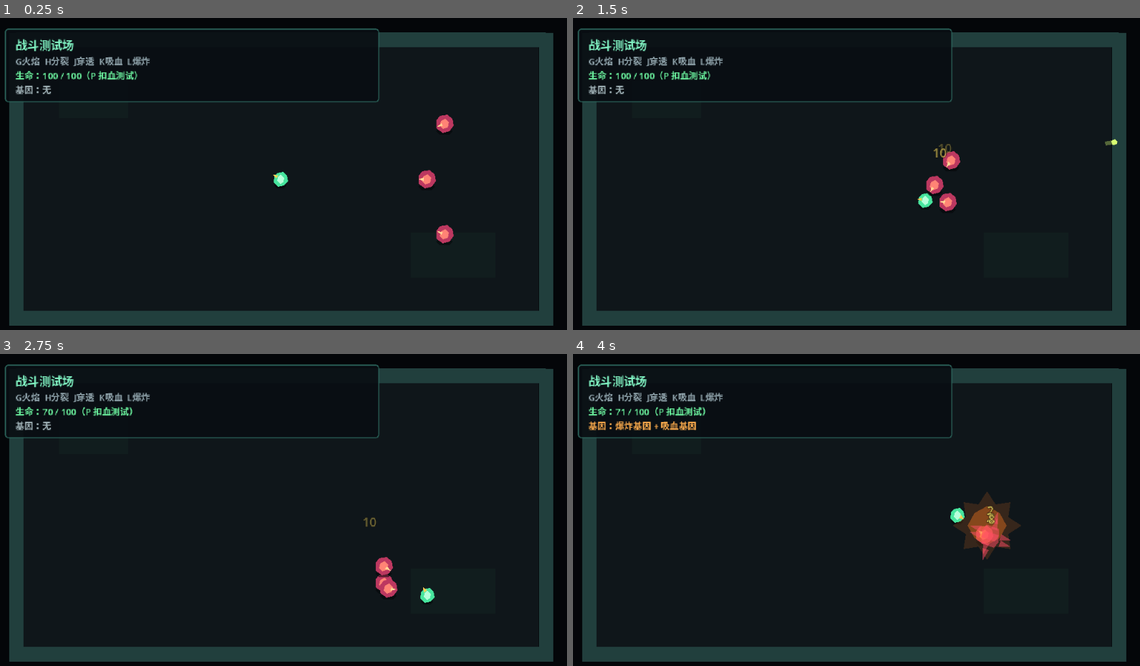
Above: before the commit, frames 1-4 (two rows, left to right).
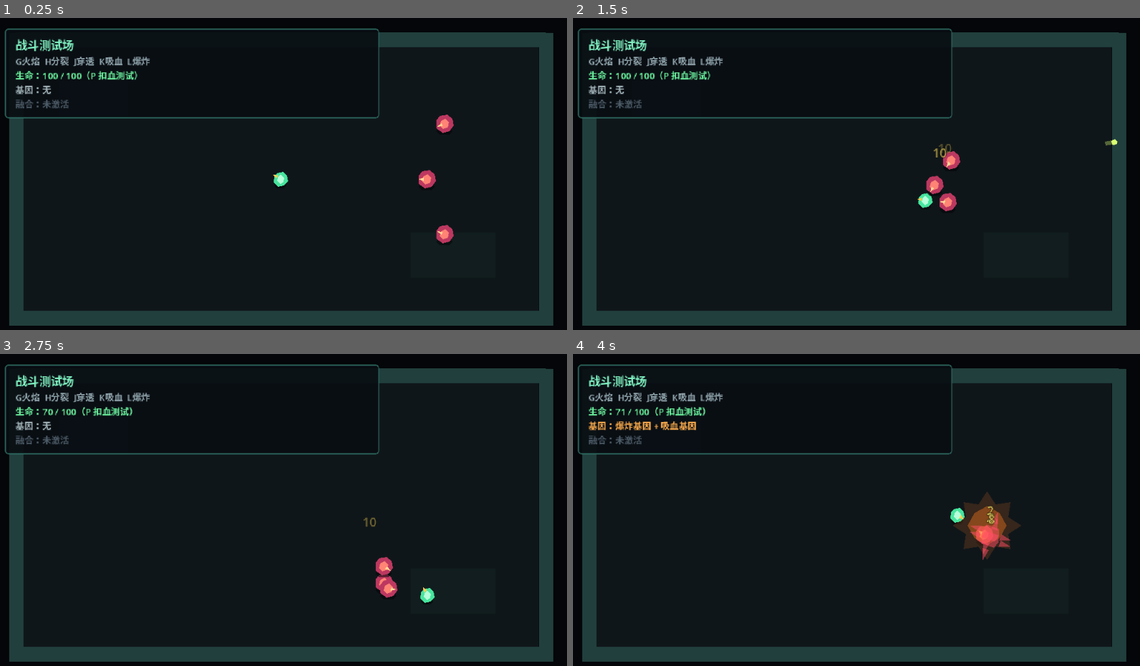
Above: after the commit, the same moments.

Repository: LIJUNCAN1/-Roguelike
Game: Godot game, scene res://scenes/main/main.tscn
Same seed, same stepped clock (60 frames per second), same inputs: the game is played once before the commit and once after it.
Inputs (mouse positions are in pixels of both pictures, inside the frame that each line leads up to):
- Up to frame 1 (0.25 s): no input
- Up to frame 2 (1.5 s): move the mouse to (981, 161) at 0.52 s; press the mouse at (981, 161) at 0.53 s; hold D (move_right) 0.53-1.28 s; move the mouse to (737, 195) at 1.27 s; release the mouse at (737, 195) at 1.28 s; hold S (move_down) from 1.28 s (still down); click (737, 195) at 1.35 s
- Up to frame 3 (2.75 s): move the mouse to (340, 444) at 2.02 s; release S (move_down) at 2.03 s; hold D (move_right) from 2.03 s (still down); hold P (damage_test_player) from 2.03 s (still down); click (340, 444) at 2.3 s
- Up to frame 4 (4 s): move the mouse to (822, 578) at 2.77 s; release D (move_right) at 2.78 s; release P (damage_test_player) at 2.78 s; hold W (move_up) 2.78-3.53 s; tap L (toggle_explosion_gene) at 2.85 s; click (822, 578) at 3.05 s; move the mouse to (1026, 563) at 3.52 s; hold A (move_left) from 3.53 s (still down); hold K (toggle_lifesteal_gene) from 3.53 s (still down); click (1026, 563) at 3.8 s

The runs differ from the first frame. In frame 1, 0.9% of the frame differs, in the area x 0-67%, y 26-33%; in frame 2, 0.9%; in frame 3, 0.9%; in frame 4, 0.9%.

Commit message:
feat: add data-driven fire burst fusion

Diff:
--- /dev/null
+++ b/data/fusions/effects/fire_burst_explosion_upgrade.tres
@@ -0,0 +1,10 @@
+[gd_resource type="Resource" script_class="ExplosionUpgradeFusionEffect" load_steps=2 format=3]
+
+[ext_resource type="Script" path="res://scripts/fusions/explosion_upgrade_fusion_effect.gd" id="1_effect"]
+
+[resource]
+script = ExtResource("1_effect")
+damage_multiplier = 2.0
+radius_multiplier = 1.5
+effect_color = Color(1, 0.15, 0.03, 1)
+attack_tag = &"fire_burst_fusion"
--- /dev/null
+++ b/data/fusions/fire_burst_fusion.tres
@@ -0,0 +1,13 @@
+[gd_resource type="Resource" script_class="FusionData" load_steps=4 format=3]
+
+[ext_resource type="Script" path="res://scripts/fusions/fusion_data.gd" id="1_fusion_data"]
+[ext_resource type="Script" path="res://scripts/genes/gene_effect.gd" id="2_gene_effect"]
+[ext_resource type="Resource" path="res://data/fusions/effects/fire_burst_explosion_upgrade.tres" id="3_fusion_effect"]
+
+[resource]
+script = ExtResource("1_fusion_data")
+id = &"fire_burst"
+display_name = "炎爆流"
+description = "火焰、分裂与爆炸产生共鸣：爆炸伤害翻倍，范围扩大 50%。"
+required_gene_ids = Array[StringName]([&"fire", &"split", &"explosion"])
+effects = Array[ExtResource("2_gene_effect")]([ExtResource("3_fusion_effect")])
--- a/scenes/main/main.tscn
+++ b/scenes/main/main.tscn
@@ -37,8 +37,10 @@
 lifesteal_gene = ExtResource("7_lifesteal_gene")
 explosion_gene = ExtResource("8_explosion_gene")
 gene_manager_path = NodePath("../World/Player/GeneManager")
+fusion_manager_path = NodePath("../World/Player/FusionManager")
 player_health_path = NodePath("../World/Player/HealthComponent")
 status_label_path = NodePath("../Interface/StagePanel/MarginContainer/Labels/GeneStatus")
+fusion_status_label_path = NodePath("../Interface/StagePanel/MarginContainer/Labels/FusionStatus")
 health_label_path = NodePath("../Interface/StagePanel/MarginContainer/Labels/HealthStatus")
 
 [node name="World" type="Node2D" parent="."]
@@ -134,7 +136,7 @@
 offset_left = 12.0
 offset_top = 12.0
 offset_right = 430.0
-offset_bottom = 94.0
+offset_bottom = 112.0
 theme_override_styles/panel = SubResource("StyleBoxFlat_panel")
 
 [node name="MarginContainer" type="MarginContainer" parent="Interface/StagePanel"]
@@ -164,3 +166,8 @@
 [node name="GeneStatus" type="Label" parent="Interface/StagePanel/MarginContainer/Labels"]
 theme_override_font_sizes/font_size = 10
 text = "基因：无"
+
+[node name="FusionStatus" type="Label" parent="Interface/StagePanel/MarginContainer/Labels"]
+theme_override_colors/font_color = Color(0.55, 0.6, 0.64, 1)
+theme_override_font_sizes/font_size = 10
+text = "融合：未激活"
--- a/scenes/player/player.tscn
+++ b/scenes/player/player.tscn
@@ -7,6 +7,10 @@
 [ext_resource type="Resource" path="res://data/weapons/basic_weapon.tres" id="5_weapon_data"]
 [ext_resource type="Script" path="res://scripts/genes/gene_manager.gd" id="6_gene_manager"]
 [ext_resource type="Script" path="res://scripts/combat/health_component.gd" id="7_health_component"]
+[ext_resource type="Script" path="res://scripts/fusions/fusion_manager.gd" id="8_fusion_manager"]
+[ext_resource type="Script" path="res://scripts/combat/attack_modifier_stack.gd" id="9_modifier_stack"]
+[ext_resource type="Script" path="res://scripts/fusions/fusion_data.gd" id="10_fusion_data"]
+[ext_resource type="Resource" path="res://data/fusions/fire_burst_fusion.tres" id="11_fire_burst_fusion"]
 
 [sub_resource type="CircleShape2D" id="CircleShape2D_player"]
 radius = 7.0
@@ -26,10 +30,19 @@
 [node name="GeneManager" type="Node" parent="."]
 script = ExtResource("6_gene_manager")
 
+[node name="FusionManager" type="Node" parent="."]
+script = ExtResource("8_fusion_manager")
+gene_manager_path = NodePath("../GeneManager")
+fusion_recipes = Array[ExtResource("10_fusion_data")]([ExtResource("11_fire_burst_fusion")])
+
+[node name="AttackModifierStack" type="Node" parent="."]
+script = ExtResource("9_modifier_stack")
+modifier_paths = Array[NodePath]([NodePath("../GeneManager"), NodePath("../FusionManager")])
+
 [node name="WeaponComponent" type="Node" parent="."]
 script = ExtResource("4_weapon_component")
 weapon_data = ExtResource("5_weapon_data")
-attack_modifier_path = NodePath("../GeneManager")
+attack_modifier_path = NodePath("../AttackModifierStack")
 
 [node name="Shadow" type="Polygon2D" parent="."]
 position = Vector2(0, 7)
--- /dev/null
+++ b/scripts/combat/attack_modifier_stack.gd
@@ -0,0 +1,18 @@
+class_name AttackModifierStack
+extends Node
+
+@export var modifier_paths: Array[NodePath] = []
+
+var modifiers: Array[Node] = []
+
+
+func _ready() -> void:
+	for modifier_path in modifier_paths:
+		var modifier := get_node_or_null(modifier_path)
+		if modifier != null and modifier.has_method("modify_attack"):
+			modifiers.append(modifier)
+
+
+func modify_attack(attack_context: AttackContext) -> void:
+	for modifier in modifiers:
+		modifier.call("modify_attack", attack_context)
--- /dev/null
+++ b/scripts/fusions/explosion_upgrade_fusion_effect.gd
@@ -0,0 +1,25 @@
+class_name ExplosionUpgradeFusionEffect
+extends GeneEffect
+
+@export_range(1.0, 10.0, 0.05, "or_greater")
+var damage_multiplier: float = 2.0
+@export_range(1.0, 10.0, 0.05, "or_greater")
+var radius_multiplier: float = 1.5
+@export var effect_color: Color = Color(1.0, 0.15, 0.03, 1.0)
+@export var attack_tag: StringName = &"fire_burst_fusion"
+
+
+func apply(attack_context: AttackContext) -> void:
+	if attack_context == null:
+		return
+
+	for impact_effect in attack_context.impact_effects:
+		var explosion := impact_effect as ExplosionImpactEffect
+		if explosion == null:
+			continue
+
+		explosion.damage *= damage_multiplier
+		explosion.radius *= radius_multiplier
+		explosion.effect_color = effect_color
+
+	attack_context.add_tag(attack_tag)
--- /dev/null
+++ b/scripts/fusions/fusion_data.gd
@@ -0,0 +1,23 @@
+class_name FusionData
+extends Resource
+
+@export_group("Identity")
+@export var id: StringName
+@export var display_name: String
+@export_multiline var description: String
+
+@export_group("Requirements")
+@export var required_gene_ids: Array[StringName] = []
+
+@export_group("Effects")
+@export var effects: Array[GeneEffect] = []
+
+
+func requirements_met(gene_manager: GeneManager) -> bool:
+	if gene_manager == null or required_gene_ids.is_empty():
+		return false
+
+	for gene_id in required_gene_ids:
+		if not gene_manager.has_gene(gene_id):
+			return false
+	return true
--- /dev/null
+++ b/scripts/fusions/fusion_manager.gd
@@ -0,0 +1,64 @@
+class_name FusionManager
+extends Node
+
+signal fusions_changed
+
+@export_node_path("Node") var gene_manager_path: NodePath
+@export var fusion_recipes: Array[FusionData] = []
+
+@onready var gene_manager: GeneManager = get_node(
+	gene_manager_path
+) as GeneManager
+
+var active_fusions: Array[FusionData] = []
+
+
+func _ready() -> void:
+	gene_manager.genes_changed.connect(_evaluate_fusions)
+	_evaluate_fusions()
+
+
+func get_active_fusions() -> Array[FusionData]:
+	var fusions_copy: Array[FusionData] = []
+	fusions_copy.assign(active_fusions)
+	return fusions_copy
+
+
+func has_fusion(fusion_id: StringName) -> bool:
+	for fusion in active_fusions:
+		if fusion.id == fusion_id:
+			return true
+	return false
+
+
+func modify_attack(attack_context: AttackContext) -> void:
+	for fusion in active_fusions:
+		for effect in fusion.effects:
+			if effect != null:
+				effect.apply(attack_context)
+
+
+func _evaluate_fusions() -> void:
+	var next_fusions: Array[FusionData] = []
+	for fusion in fusion_recipes:
+		if fusion != null and fusion.requirements_met(gene_manager):
+			next_fusions.append(fusion)
+
+	if _same_fusions(active_fusions, next_fusions):
+		return
+
+	active_fusions.assign(next_fusions)
+	fusions_changed.emit()
+
+
+func _same_fusions(
+	current: Array[FusionData],
+	next: Array[FusionData]
+) -> bool:
+	if current.size() != next.size():
+		return false
+
+	for index in current.size():
+		if current[index].id != next[index].id:
+			return false
+	return true
--- a/scripts/genes/attack_context.gd
+++ b/scripts/genes/attack_context.gd
@@ -30,4 +30,7 @@
 
 func add_impact_effect(effect: ProjectileImpactEffect) -> void:
 	if effect != null:
-		impact_effects.append(effect)
+		var runtime_effect := (
+			effect.duplicate(true) as ProjectileImpactEffect
+		)
+		impact_effects.append(runtime_effect)
--- a/scripts/genes/gene_test_harness.gd
+++ b/scripts/genes/gene_test_harness.gd
@@ -6,14 +6,22 @@
 @export var lifesteal_gene: GeneData
 @export var explosion_gene: GeneData
 @export_node_path("Node") var gene_manager_path: NodePath
+@export_node_path("Node") var fusion_manager_path: NodePath
 @export_node_path("Node") var player_health_path: NodePath
 @export_node_path("Label") var status_label_path: NodePath
+@export_node_path("Label") var fusion_status_label_path: NodePath
 @export_node_path("Label") var health_label_path: NodePath
 
 @onready var gene_manager: GeneManager = get_node(
 	gene_manager_path
 ) as GeneManager
 @onready var status_label: Label = get_node(status_label_path) as Label
+@onready var fusion_manager: FusionManager = get_node(
+	fusion_manager_path
+) as FusionManager
+@onready var fusion_status_label: Label = get_node(
+	fusion_status_label_path
+) as Label
 @onready var player_health: HealthComponent = get_node(
 	player_health_path
 ) as HealthComponent
@@ -24,8 +32,10 @@
 
 func _ready() -> void:
 	gene_manager.genes_changed.connect(_update_status)
+	fusion_manager.fusions_changed.connect(_update_fusion_status)
 	player_health.health_changed.connect(_update_health_status)
 	_update_status()
+	_update_fusion_status()
 	_update_health_status(
 		player_health.current_health,
 		player_health.max_health
@@ -77,6 +87,23 @@
 	status_label.modulate = Color(1.0, 0.68, 0.3, 1.0)
 
 
+func _update_fusion_status() -> void:
+	var active_fusions := fusion_manager.get_active_fusions()
+	if active_fusions.is_empty():
+		fusion_status_label.text = "融合：未激活"
+		fusion_status_label.modulate = Color(0.55, 0.6, 0.64, 1.0)
+		return
+
+	var fusion_names := PackedStringArray()
+	for fusion in active_fusions:
+		fusion_names.append(fusion.display_name)
+
+	fusion_status_label.text = "融合：%s" % [
+		" + ".join(fusion_names)
+	]
+	fusion_status_label.modulate = Color(1.0, 0.25, 0.08, 1.0)
+
+
 func _update_health_status(
 	current_health: float,
 	max_health: float
--- /dev/null
+++ b/tests/fire_burst_fusion_smoke_test.gd
@@ -0,0 +1,91 @@
+extends SceneTree
+
+
+func _init() -> void:
+	call_deferred("_run")
+
+
+func _run() -> void:
+	var main_scene := load("res://scenes/main/main.tscn") as PackedScene
+	var main := main_scene.instantiate()
+	root.add_child(main)
+	await physics_frame
+
+	var player := main.get_node("World/Player") as CharacterBody2D
+	var gene_manager := player.get_node("GeneManager") as GeneManager
+	var fusion_manager := player.get_node(
+		"FusionManager"
+	) as FusionManager
+	var fusion_status := main.get_node(
+		"Interface/StagePanel/MarginContainer/Labels/FusionStatus"
+	) as Label
+
+	gene_manager.add_gene(
+		load("res://data/genes/fire_gene.tres") as GeneData
+	)
+	gene_manager.add_gene(
+		load("res://data/genes/split_gene.tres") as GeneData
+	)
+	if fusion_manager.has_fusion(&"fire_burst"):
+		push_error("Fusion activated before all requirements were met.")
+		quit(1)
+		return
+
+	gene_manager.add_gene(
+		load("res://data/genes/explosion_gene.tres") as GeneData
+	)
+	if not fusion_manager.has_fusion(&"fire_burst"):
+		push_error("Fire burst fusion did not activate.")
+		quit(1)
+		return
+
+	if not fusion_status.text.contains("炎爆流"):
+		push_error("Fusion status UI did not show the active fusion.")
+		quit(1)
+		return
+
+	player.aim_at(player.global_position + Vector2.UP * 100.0)
+	var projectile := player.fire() as Projectile
+	if projectile == null:
+		push_error("Fusion attack did not create a projectile.")
+		quit(1)
+		return
+
+	if not projectile.attack_tags.has(&"fire_burst_fusion"):
+		push_error("Fusion attack tag was not applied.")
+		quit(1)
+		return
+
+	var explosion := _find_explosion_effect(projectile)
+	if (
+		explosion == null
+		or not is_equal_approx(explosion.damage, 16.0)
+		or not is_equal_approx(explosion.radius, 72.0)
+	):
+		push_error("Fusion did not upgrade explosion damage and radius.")
+		quit(1)
+		return
+
+	gene_manager.remove_gene(&"explosion")
+	if fusion_manager.has_fusion(&"fire_burst"):
+		push_error("Fusion did not deactivate after losing a requirement.")
+		quit(1)
+		return
+
+	if not fusion_status.text.contains("未激活"):
+		push_error("Fusion status UI did not clear.")
+		quit(1)
+		return
+
+	print("Fire burst fusion smoke test passed.")
+	quit()
+
+
+func _find_explosion_effect(
+	projectile: Projectile
+) -> ExplosionImpactEffect:
+	for impact_effect in projectile.impact_effects:
+		var explosion := impact_effect as ExplosionImpactEffect
+		if explosion != null:
+			return explosion
+	return null
Not shown: 1 places in scenes/player/player.tscn that only renumber resources
Not shown, added: scripts/combat/attack_modifier_stack.gd.uid
Not shown, added: scripts/fusions/explosion_upgrade_fusion_effect.gd.uid
Not shown, added: scripts/fusions/fusion_data.gd.uid
Not shown, added: scripts/fusions/fusion_manager.gd.uid
Not shown, added: tests/fire_burst_fusion_smoke_test.gd.uid
Not shown, changed: README.md
